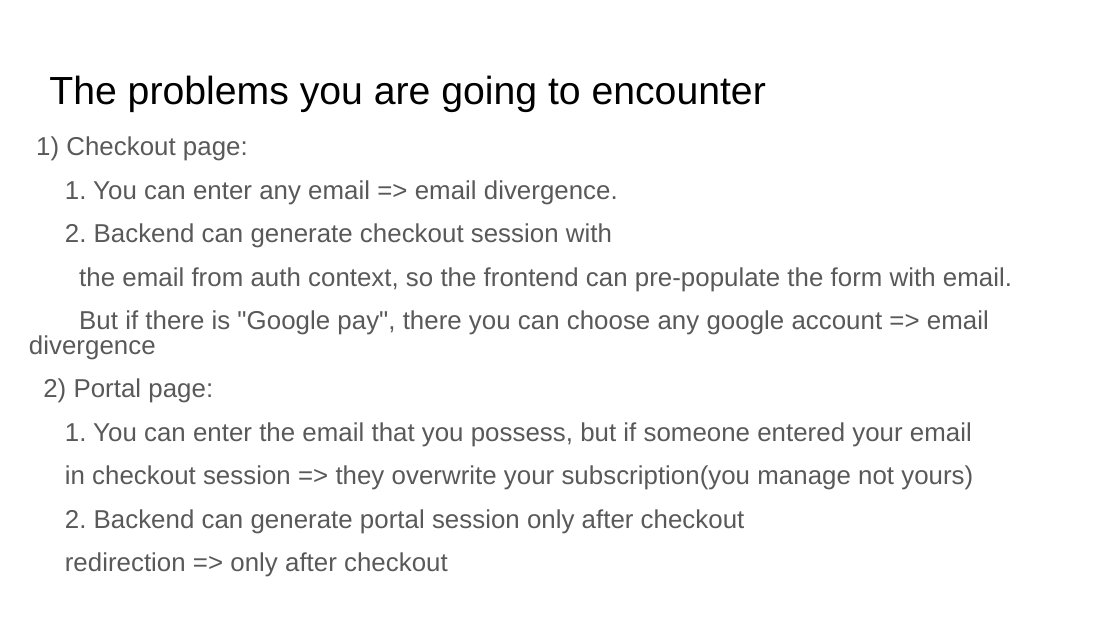
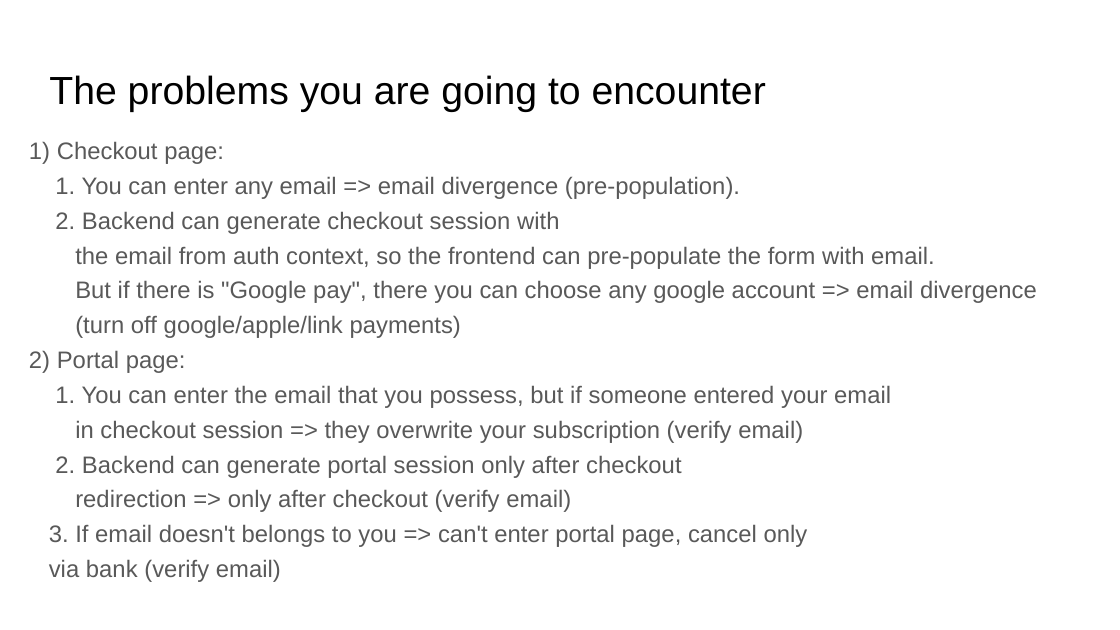
Before and after one commit to yaroslavsf/stripe-subscription, a slide deck: slide 7 of stripe.pptx. Drawn at 1120x630 pixels with LibreOffice and Linux fonts; fonts in the diff are those of the drawing. Boxes give left, top, right and bottom in pixels: in the first picture for what was removed or moved away, otherwise in the second. Text is boxed around its words. In the diff, an @@ line names an element or a change of style, - is before the commit and + after.

Commit message:
update presentation

```diff
--- a/stripe.pptx
+++ b/stripe.pptx
@@ text at box(29, 141, 1037, 478): size 16.6 to 15.3 pt in "1) Checkout page:", "2. Backend can generate checkout session with", "the email from auth context, so the ...", "But if there is "Google pay", there ..." and 3 more places; line spacing 0.8 to 1; more space between paragraphs; less space between paragraphs @@
@@ text at box(55, 176, 740, 199): text changed; size 16.6 to 15.3 pt @@
-1. You can enter any email => email divergence.
+1. You can enter any email => email divergence (pre-population).
@@ text at box(75, 315, 461, 338): paragraph added @@
+(turn off google/apple/link payments)
@@ text at box(75, 420, 803, 443): text changed; size 16.6 to 15.3 pt @@
-in checkout session => they overwrite your subscription(you manage not yours)
+in checkout session => they overwrite your subscription (verify email)
@@ text at box(49, 489, 808, 582): text changed; size 16.6 to 15.3 pt @@
-redirection => only after checkout
+redirection => only after checkout (verify email)
+3. If email doesn't belongs to you => can't enter portal page, cancel only
+via bank (verify email)
```
Also in this commit, not shown: 1 other slide changed, 1 other file.
